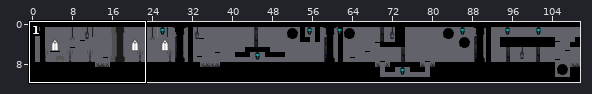
One commit to this Tiled map: assets/tilemaps/tableauTiled1.tmx. The picture above shows the old version from afar; the outline marks the close-up.
Close-up. First the earlier version:
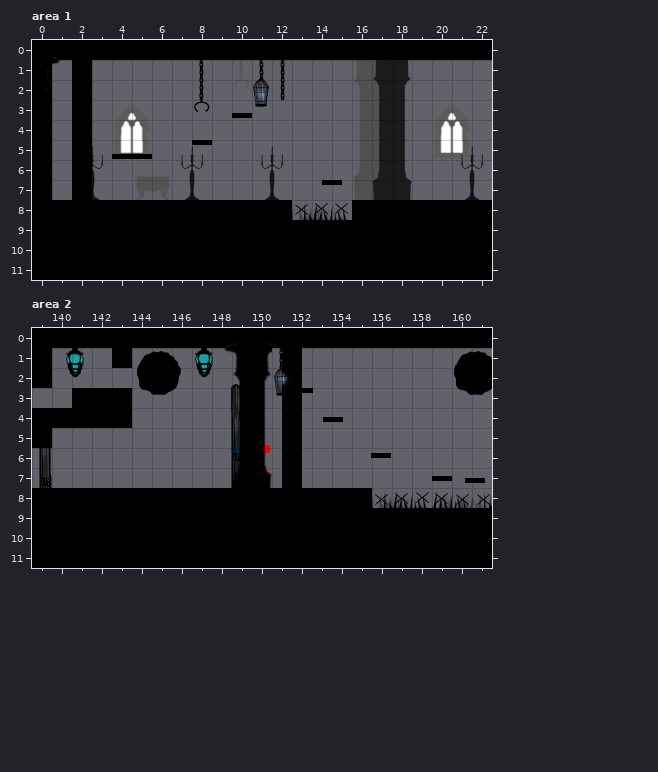
Cells are 64x64 px. Shown: area 1 x 0..22, y 0..11; area 2 x 139..161, y 0..11. The commit also changed other parts of the map, which this record leaves out. Tiles whose own drawing changed are shown in their newer look in all pictures. Layer "Plan3" is drawn 34,0 px off the grid.
The result:
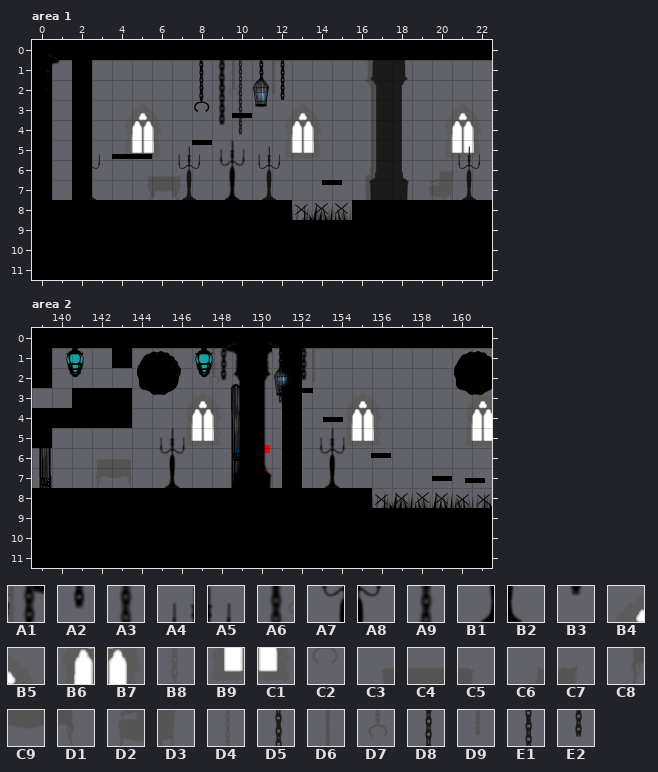
Key: from "Tileset1": A1 346, A2 376, A3 377, A4 382, A5 383, A6 407, A7 412, A8 413, A9 437, B1 442, B2 443, B3 467; from "TilesetAP": B4 5, B5 6, B6 35, B7 36, B8 48, B9 65, C1 66, C2 78, C3 157, C4 158, C5 159, C6 160, C7 161, C8 187, C9 188, D1 189, D2 190, D3 191, D4 371, D5 376, D6 398, D7 401, D8 406, D9 428, E1 436, E2 466.
__ is an empty cell.
Tiles of an added or newly shown layer are drawn over the layers below it.
See-through tiles are keyed as they look on the map.
What changed:
layer "Plan3" offset 0,0 -> 34,0 px
layer "Plan2" offset 0,0 -> -11,0 px
Layer "Plan3", area 1:
Tile B4 now appears in row 3 at x 12.
Tile B5 now appears in row 3 at x 13.
Tile B6 now appears in row 4 at x 12.
Tile B7 now appears in row 4 at x 13.
Tile B9 now appears in row 5 at x 12.
Tile C1 now appears in row 5 at x 13.
Tile C6 now appears in row 6 at x 19.
Tile C7 now appears in row 6 at x 20.
Tile D2 now appears in row 7 at x 19.
Tile D3 now appears in row 7 at x 20.
Tile D4 now appears in row 1 at x 9.
Tile D6 now appears in row 1 at x 11.
Tile D7 now appears in row 2 at x 9.
Tile D9 now appears in row 2 at x 11.
Layer "Plan2", area 1:
The author changed tile B8 to tile D5 in row 1 at x 10.
The author changed tile C2 to tile D8 in row 2 at x 10.
Tile E1 now appears in row 3 at x 10.
Tile E2 now appears in row 4 at x 10.
Layer "Plan0" (added), area 1:
Tile A3 now appears in row 1 at x 9.
Tile A4 now appears in row 5 at x 9.
Tile A5 now appears in row 5 at x 10.
Tile A6 now appears in row 2 at x 9.
Tile A7 now appears in row 6 at x 9.
Tile A8 now appears in row 6 at x 10.
Tile A9 now appears in row 3 at x 9.
Tile B1 now appears in row 7 at x 9.
Tile B2 now appears in row 7 at x 10.
Tile B3 now appears in row 4 at x 9.
layer "Plan3" offset 0,0 -> 34,0 px
layer "Plan2" offset 0,0 -> -11,0 px
Layer "Plan3", area 2:
Tile B4 now appears in row 3 at x 146, 154 and 160.
Tile B5 now appears in row 3 at x 147, 155 and 161.
Tile B6 now appears in row 4 at x 146, 154 and 160.
Tile B7 now appears in row 4 at x 147, 155 and 161.
Tile B9 now appears in row 5 at x 146, 154 and 160.
Tile C1 now appears in row 5 at x 147, 155 and 161.
Tile C3 now appears in row 6 at x 141.
Tile C4 now appears in row 6 at x 142.
Tile C5 now appears in row 6 at x 143.
Tile C8 now appears in row 7 at x 141.
Tile C9 now appears in row 7 at x 142.
Tile D1 now appears in row 7 at x 143.
Tile D4 now appears in row 1 at x 147.
Tile D6 now appears in row 1 at x 152.
Tile D7 now appears in row 2 at x 147.
Tile D9 now appears in row 2 at x 152.
Layer "Plan2", area 2:
Tile D8 now appears in row 1 at x 151.
Tile E1 now appears in row 2 at x 151.
Tile E2 now appears in row 3 at x 151.
Layer "Plan0" (added), area 2:
Tile A1 now appears in row 1 at x 148 and 152.
Tile A2 now appears in row 2 at x 148 and 152.
Tile A4 now appears in row 5 at x 145 and 153.
Tile A5 now appears in row 5 at x 146 and 154.
Tile A7 now appears in row 6 at x 145 and 153.
Tile A8 now appears in row 6 at x 146 and 154.
Tile B1 now appears in row 7 at x 145 and 153.
Tile B2 now appears in row 7 at x 146 and 154.
